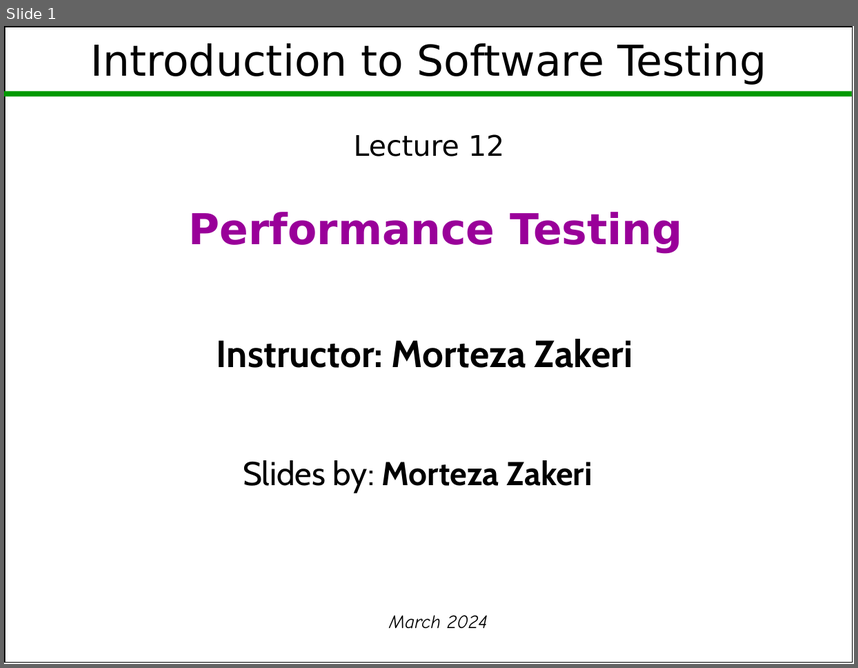
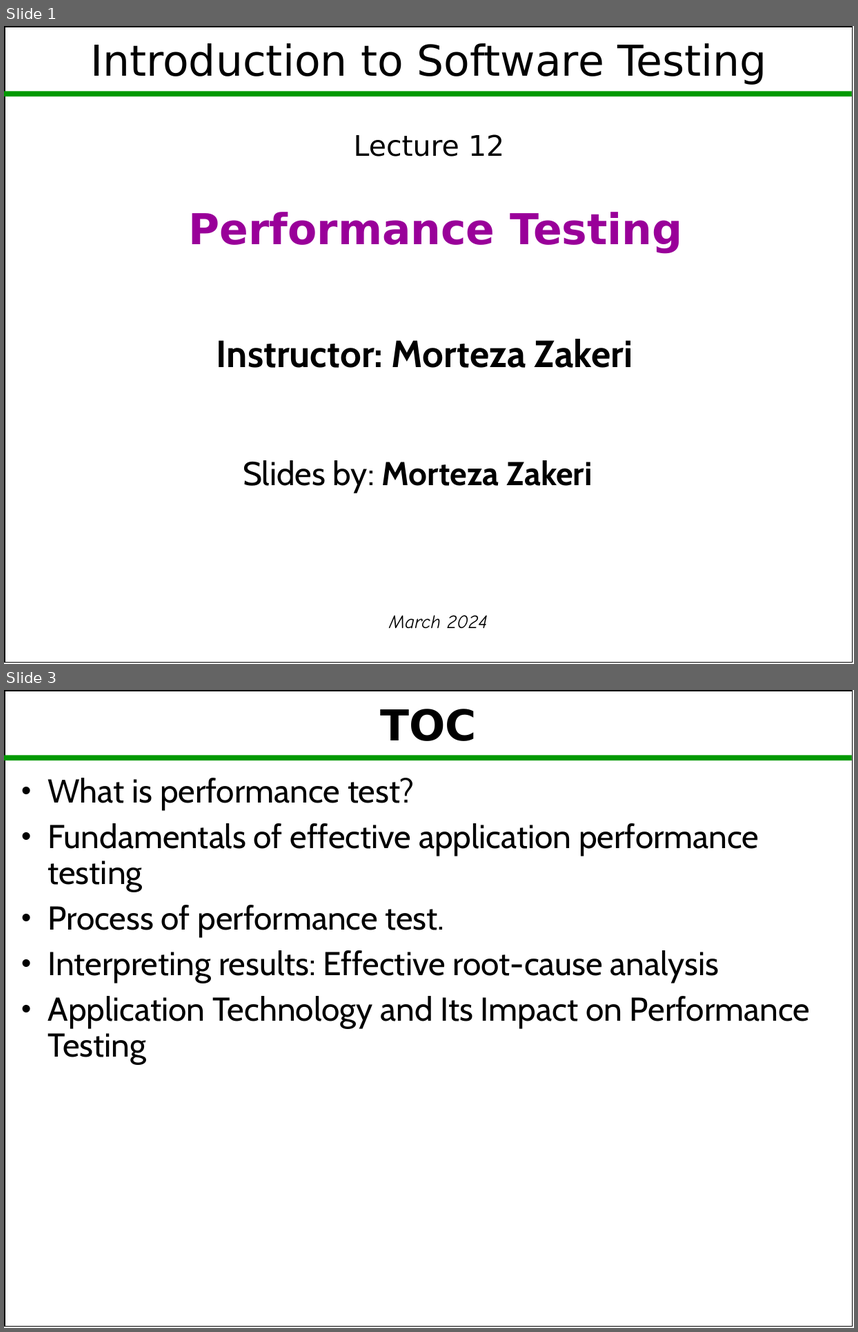
Before and after one commit to m-zakeri/SoftwareTesting, a slide deck: lectures/Lec12_performance_testing.pptx. Shown one above the other, each under a label of ours: slide 1 before the commit, slides 1 and 3 after it; the slides between them are not shown. The pictures are 858x668 and 858x1332 pixels, drawn with LibreOffice and Linux fonts; fonts in the diff are those of the drawing. Boxes give left, top, right and bottom in pixels: in the first picture for what was removed or moved away, otherwise in the second. Text is boxed around its words. In the diff, an @@ line names an element or a change of style, - is before the commit and + after.

```diff
--- a/lectures/Lec12_performance_testing.pptx
+++ b/lectures/Lec12_performance_testing.pptx
@@ slide 3 added at (4, 690, 854, 1328), background #FFFFFF; not listed: 2 template elements that a slide beside it also shows @@
@@ title added at (380, 709, 477, 741), 36 pt, text #000000, bold @@
+TOC
@@ text added at (48, 778, 810, 1064), 28 pt, text #000000 @@
+• What is performance test?
+• Fundamentals of effective application performance testing
+• Process of performance test.
+• Interpreting results: Effective root-cause analysis
+• Application Technology and Its Impact on Performance Testing
```
Also in this commit, not shown: 77 other slides added, 2 slides removed, 45 other files.
